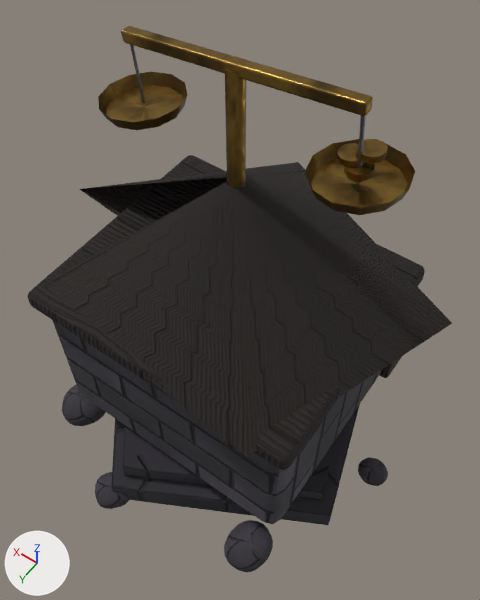
Before and after pictures for a commit that changed the glTF model unity/Kernwacht_Unity/Assets/Kernwacht/Models/tower/bank.glb.
Before and after are seen from a 50 mm camera at (-0.582, 0.803, 1.736) aimed at (-0.031, 0.031, 0.523). The lights are fixed; the arrows at lower left show +X, +Y and +Z. The picture after the commit comes second. Where no turn or scale is listed for an object, it has been applied to the vertices. Vertices at exactly the same position are counted once.

In view in the first picture: 'Base', 'Beam', 'Turret'.
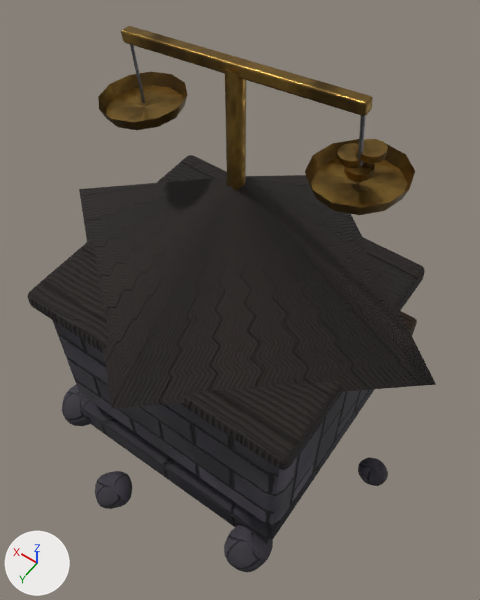
Diff of the bpy script that builds the scene:
```diff
--- a/unity/Kernwacht_Unity/Assets/Kernwacht/Models/tower/bank.glb.py
+++ b/unity/Kernwacht_Unity/Assets/Kernwacht/Models/tower/bank.glb.py
@@ me_base @@
 # used by ob_base; parent = ob_bank; location = (0.0, 0.0, 0.0)
-me_base.from_pydata(...)  # 1934 vertices, 3744 faces; spans x -0.481..0.5, y -0.47..0.484, z -0.033..0.86
+me_base.from_pydata(...)  # 1929 vertices, 3744 faces; spans x -0.5..0.5, y -0.47..0.484, z -0.033..0.86
+# me_base part 1
+# 10 vertices are removed from x 0.079..0.45, y 0.0..0.441, z 0.0..0.12
+# 20 faces are deleted
+# 10 vertices move from x -0.416..-0.225, y -0.374..0.172, z 0.0..0.12 to x -0.318..-0.286, y -0.318..0.318, z 0.0..0.12
+# 5 vertices are added at (0.318, 0.318, 0.0), (0.318, 0.318, 0.066), (0.301, 0.301, 0.074), (0.286, 0.286, 0.074), (0.286, 0.286, 0.12)
+# 20 new faces join them, mat_stone_dark
+# me_base part 2
+# 5 vertices are removed from x -0.278..0.354, y 0.235..0.353, z 0.54..0.598
+# 12 faces are deleted
+# 31 vertices move from x -0.462..0.265, y -0.417..0.309, z 0.54..0.822 to x -0.5..0.375, y -0.425..0.372, z 0.54..0.822
+# 5 vertices are added at (0.0, 0.332, 0.54), (0.391, 0.0, 0.54), (0.0, 0.425, 0.56), (0.5, 0.0, 0.56), (0.438, 0.0, 0.598)
+# 12 new faces join them, mat_wood_black
 me_base.materials.append(mat_stone_dark)
```

Location of each change, [x1, y1, x2, y2] in pixels of the pictures (480 x 600 px; the box of a moved part takes in the faces that stretch with it):
'Base', reshaped
    before: [27, 155, 452, 573]
    after: [27, 155, 436, 573]
part 1 of me_base, moved or reshaped
    before: [111, 404, 360, 525]
    after: [80, 389, 375, 544]
part 2 of me_base, moved or reshaped
    before: [57, 162, 452, 452]
    after: [79, 175, 436, 406]
